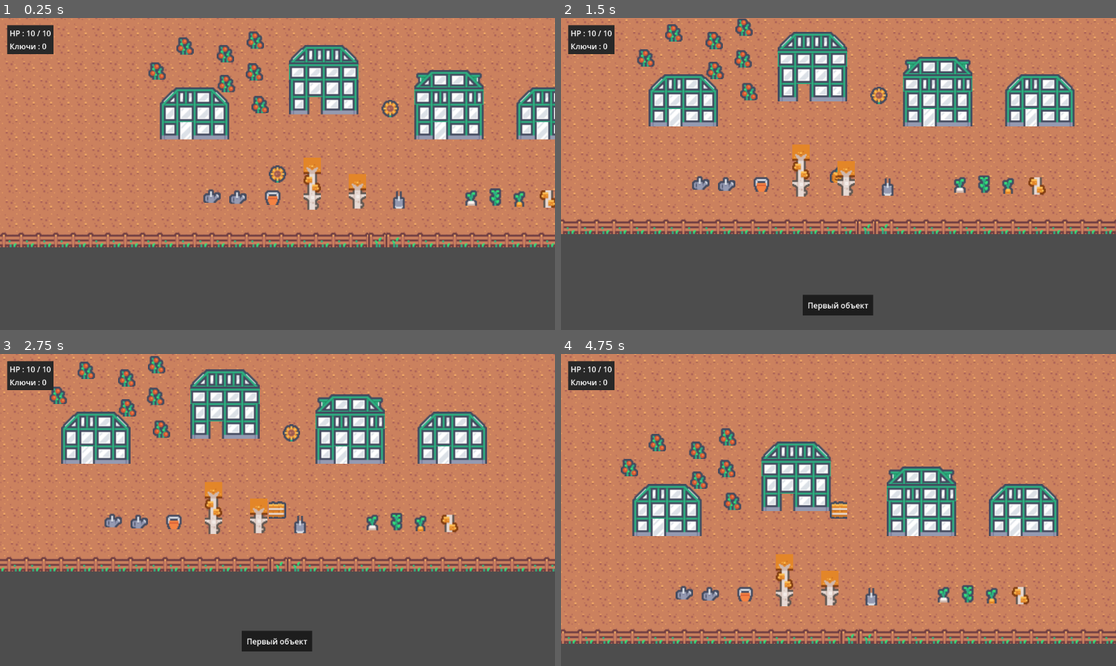
Above: before the commit, frames 1-4 (two rows, left to right).
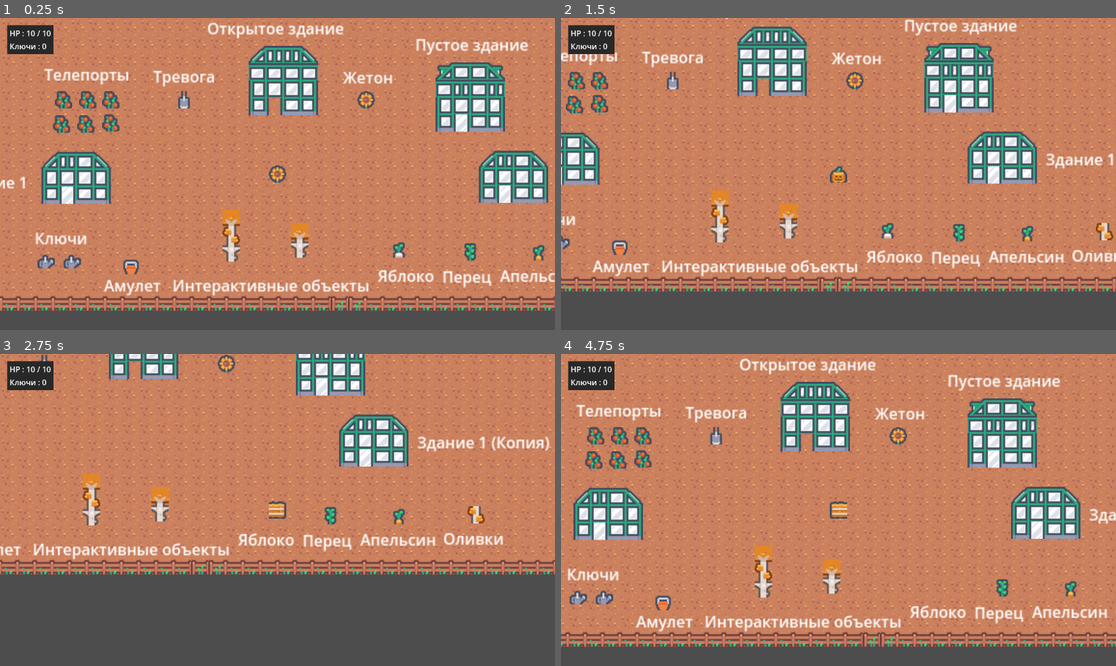
Above: after the commit, the same moments.

Repository: Mofrog/TestExample
Game: Godot game, scene res://src/outdoor.tscn
The game is run twice, just before and just after one commit, with the same random seed, the same clock (stepped at 60 frames per second) and the same inputs. Before the commit the project has no main scene; this scene is started directly in both runs.
Inputs:
- Up to frame 1 (0.25 s): no input
- Up to frame 2 (1.5 s): tap Enter at 0.5 s; hold D (walk_right) 0.53-1.28 s; tap E (interact) at 0.6, 1.35 s; hold S (walk_down) from 1.28 s (still down)
- Up to frame 3 (2.75 s): release S (walk_down) at 2.03 s; hold D (walk_right) from 2.03 s (still down); tap E (interact) at 2.1 s
- Up to frame 4 (4.75 s): release D (walk_right) at 2.78 s; hold W (walk_up) 2.78-3.53 s; tap E (interact) at 2.85, 3.6, 4.35 s; hold A (walk_left) from 3.53 s (still down)

The runs differ from the first frame. In frame 1, 45% of the frame differs, in the area x 0-100%, y 0-94%; in frame 2, 44%; in frame 3, 26%; in frame 4, 33%.

Commit message:
Refactor

Diff:
--- a/project.godot
+++ b/project.godot
@@ -11,6 +11,7 @@
 [application]
 
 config/name="TestExample"
+run/main_scene="res://src/outdoor.tscn"
 config/features=PackedStringArray("4.2", "Forward Plus")
 config/icon="res://icon.svg"
 
--- a/src/outdoor.tscn
+++ b/src/outdoor.tscn
@@ -33,7 +33,7 @@
 layer_1/tile_data = PackedInt32Array(2031622, 524288, 2, 2031623, 524288, 2, 2031624, 524288, 2, 2031625, 524288, 2, 20 …(2811 unchanged characters)…
 
 [node name="House" parent="." instance=ExtResource("3_3rul6")]
-position = Vector2(414, 446)
+position = Vector2(330, 447)
 house_interior_path = "res://src/houses/house_interior.tscn"
 
 [node name="House4" parent="." instance=ExtResource("3_3rul6")]
@@ -41,13 +41,13 @@
 house_interior_path = "res://src/houses/house_interior.tscn"
 
 [node name="House2" parent="." instance=ExtResource("3_3rul6")]
-position = Vector2(548, 420)
+position = Vector2(545, 355)
 layer_0/tile_data = PackedInt32Array(65534, 262144, 6, 0, 393216, 6, 1, 458752, 6, -65535, 458752, 5, -65536, 393216, 5 …(189 unchanged characters)…
 is_open = true
 house_interior_path = "res://src/houses/house_interior_2.tscn"
 
 [node name="House3" parent="." instance=ExtResource("3_3rul6")]
-position = Vector2(678, 446)
+position = Vector2(739, 372)
 layer_0/tile_data = PackedInt32Array(65534, 262144, 6, 0, 393216, 6, 1, 458752, 6, -65535, 458752, 5, -65536, 393216, 5 …(189 unchanged characters)…
 house_interior_path = ""
 
@@ -55,79 +55,75 @@
 script = ExtResource("3_cr381")
 
 [node name="Apple" parent="PickableObjectsPool" instance=ExtResource("4_jtgjm")]
-position = Vector2(701, 524)
+position = Vector2(665, 512)
 pickable_resource = ExtResource("5_fg13c")
 
 [node name="Pepper" parent="PickableObjectsPool" instance=ExtResource("4_jtgjm")]
-position = Vector2(726, 524)
+position = Vector2(739, 515)
 pickable_resource = ExtResource("6_cv616")
 
 [node name="Orange" parent="PickableObjectsPool" instance=ExtResource("4_jtgjm")]
-position = Vector2(751, 525)
+position = Vector2(810, 515)
 pickable_resource = ExtResource("7_df07w")
 
 [node name="Olives" parent="PickableObjectsPool" instance=ExtResource("4_jtgjm")]
-position = Vector2(781, 526)
+position = Vector2(890, 514)
 pickable_resource = ExtResource("8_j284f")
 
 [node name="Key" parent="PickableObjectsPool" instance=ExtResource("4_jtgjm")]
-position = Vector2(459, 522)
+position = Vector2(326, 523)
 pickable_resource = ExtResource("7_sgt32")
 
 [node name="Key2" parent="PickableObjectsPool" instance=ExtResource("4_jtgjm")]
-position = Vector2(432, 521)
+position = Vector2(299, 523)
 pickable_resource = ExtResource("7_sgt32")
 
 [node name="AlarmPotion" parent="PickableObjectsPool" instance=ExtResource("4_jtgjm")]
-position = Vector2(626, 527)
+position = Vector2(442, 357)
 pickable_resource = ExtResource("10_13inc")
 
 [node name="Amulet" parent="PickableObjectsPool" instance=ExtResource("4_jtgjm")]
-position = Vector2(495, 523)
+position = Vector2(387, 529)
 pickable_resource = ExtResource("11_7uyf0")
 
 [node name="Token" parent="PickableObjectsPool" instance=ExtResource("4_jtgjm")]
-position = Vector2(617, 432)
+position = Vector2(631, 357)
 pickable_resource = ExtResource("12_h3s5y")
 
 [node name="TeleportationPotion" parent="PickableObjectsPool" instance=ExtResource("4_jtgjm")]
-position = Vector2(482, 428)
-pickable_resource = ExtResource("13_lp47v")
-
-[node name="TeleportationPotion2" parent="PickableObjectsPool" instance=ExtResource("4_jtgjm")]
-position = Vector2(447, 406)
+position = Vector2(366, 357)
 pickable_resource = ExtResource("13_lp47v")
 
 [node name="TeleportationPotion3" parent="PickableObjectsPool" instance=ExtResource("4_jtgjm")]
-position = Vector2(476, 394)
+position = Vector2(317, 357)
 pickable_resource = ExtResource("13_lp47v")
 
 [node name="TeleportationPotion4" parent="PickableObjectsPool" instance=ExtResource("4_jtgjm")]
-position = Vector2(446, 375)
+position = Vector2(366, 381)
 pickable_resource = ExtResource("13_lp47v")
 
 [node name="TeleportationPotion5" parent="PickableObjectsPool" instance=ExtResource("4_jtgjm")]
-position = Vector2(477, 361)
+position = Vector2(342, 357)
 pickable_resource = ExtResource("13_lp47v")
 
 [node name="TeleportationPotion6" parent="PickableObjectsPool" instance=ExtResource("4_jtgjm")]
-position = Vector2(404, 367)
+position = Vector2(340, 382)
 pickable_resource = ExtResource("13_lp47v")
 
 [node name="TeleportationPotion7" parent="PickableObjectsPool" instance=ExtResource("4_jtgjm")]
-position = Vector2(375, 393)
+position = Vector2(315, 382)
 pickable_resource = ExtResource("13_lp47v")
 
 [node name="SpawnPoint" parent="." instance=ExtResource("10_jd0ku")]
-position = Vector2(500, 500)
+position = Vector2(539, 434)
 default_spawn_point = true
 
 [node name="InteractiveObject" parent="." instance=ExtResource("11_3ncoo")]
-position = Vector2(592, 536)
+position = Vector2(571, 521)
 description = "Первый объект"
 
 [node name="InteractiveObject2" parent="." instance=ExtResource("11_3ncoo")]
-position = Vector2(545, 537)
+position = Vector2(500, 525)
 layer_0/tile_data = PackedInt32Array(-1, 851968, 5, -65537, 786432, 4, -131073, 851968, 4)
 description = "Второй объект"
 
@@ -164,3 +160,101 @@
 
 [node name="CollisionShape2D" type="CollisionShape2D" parent="Collisions/StaticBody2D3"]
 shape = SubResource("RectangleShape2D_mg7qn")
+
+[node name="Label" type="Label" parent="."]
+offset_left = 287.0
+offset_top = 489.0
+offset_right = 342.0
+offset_bottom = 512.0
+text = "Ключи"
+
+[node name="Label2" type="Label" parent="."]
+offset_left = 359.0
+offset_top = 538.0
+offset_right = 418.0
+offset_bottom = 561.0
+text = "Амулет"
+
+[node name="Label4" type="Label" parent="."]
+offset_left = 430.0
+offset_top = 538.0
+offset_right = 635.0
+offset_bottom = 561.0
+text = "Интерактивные объекты"
+
+[node name="Label3" type="Label" parent="."]
+offset_left = 297.0
+offset_top = 319.0
+offset_right = 386.0
+offset_bottom = 342.0
+text = "Телепорты"
+
+[node name="Label5" type="Label" parent="."]
+offset_left = 410.0
+offset_top = 321.0
+offset_right = 475.0
+offset_bottom = 344.0
+text = "Тревога"
+
+[node name="Label7" type="Label" parent="."]
+offset_left = 207.0
+offset_top = 431.0
+offset_right = 280.0
+offset_bottom = 454.0
+text = "Здание 1"
+
+[node name="Label8" type="Label" parent="."]
+offset_left = 466.0
+offset_top = 271.0
+offset_right = 609.0
+offset_bottom = 294.0
+text = "Открытое здание"
+
+[node name="Label9" type="Label" parent="."]
+offset_left = 682.0
+offset_top = 288.0
+offset_right = 800.0
+offset_bottom = 311.0
+text = "Пустое здание"
+
+[node name="Label10" type="Label" parent="."]
+offset_left = 829.0
+offset_top = 427.0
+offset_right = 947.0
+offset_bottom = 450.0
+text = "Здание 1 (Копия)"
+
+[node name="Label6" type="Label" parent="."]
+offset_left = 607.0
+offset_top = 322.0
+offset_right = 659.0
+offset_bottom = 345.0
+text = "Жетон"
+
+[node name="Label11" type="Label" parent="."]
+offset_left = 643.0
+offset_top = 528.0
+offset_right = 695.0
+offset_bottom = 551.0
+text = "Яблоко"
+
+[node name="Label12" type="Label" parent="."]
+offset_left = 710.0
+offset_top = 529.0
+offset_right = 761.0
+offset_bottom = 552.0
+text = "Перец"
+
+[node name="Label13" type="Label" parent="."]
+offset_left = 770.0
+offset_top = 528.0
+offset_right = 821.0
+offset_bottom = 551.0
+text = "Апельсин"
+
+[node name="Label14" type="Label" parent="."]
+offset_left = 856.0
+offset_top = 527.0
+offset_right = 919.0
+offset_bottom = 550.0
+text = "Оливки"
